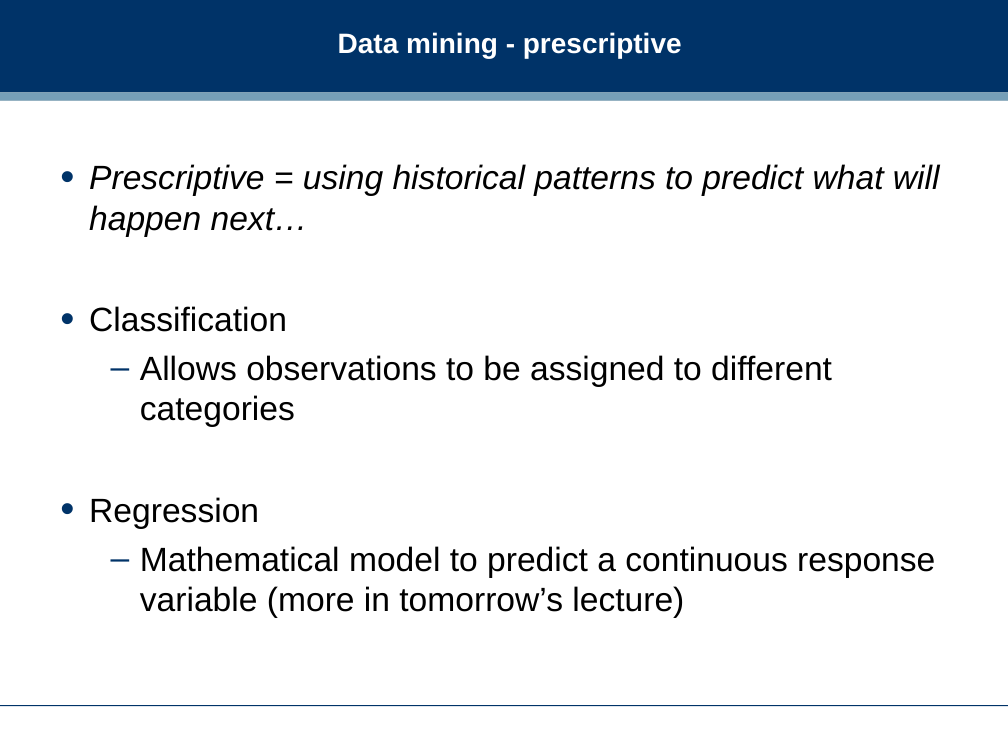
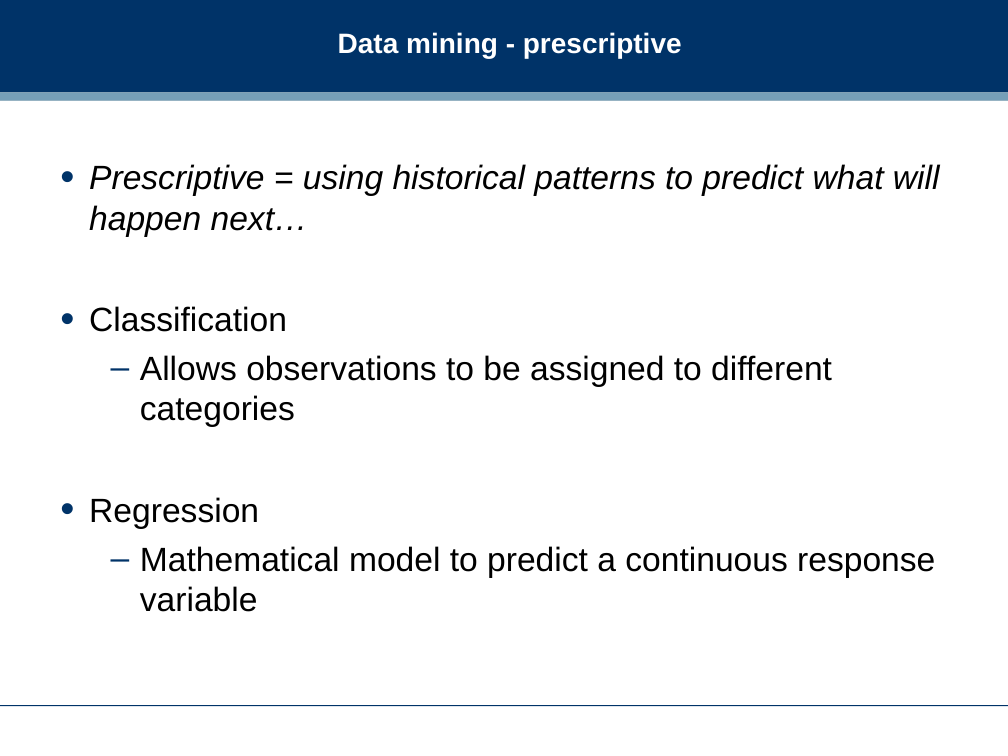
Before and after one commit to dreamind/ix, a slide deck: slide 24 of lectures/making-sense-data/analysis.ppt. Drawn at 1008x756 pixels with LibreOffice and Linux fonts; fonts in the diff are those of the drawing; background and template pictures are left out. Boxes give left, top, right and bottom in pixels: in the first picture for what was removed or moved away, otherwise in the second. Text is boxed around its words. In the diff, an @@ line names an element or a change of style, - is before the commit and + after.

```diff
--- a/lectures/making-sense-data/analysis.ppt
+++ b/lectures/making-sense-data/analysis.ppt
@@ text at box(140, 546, 935, 612): text changed @@
-  – Mathematical model to predict a continuous response variable (more in tomorrow’s lecture)
+  – Mathematical model to predict a continuous response variable
```
Also in this commit, not shown: 7 other slides changed, 1 slide added, 2 other files.
